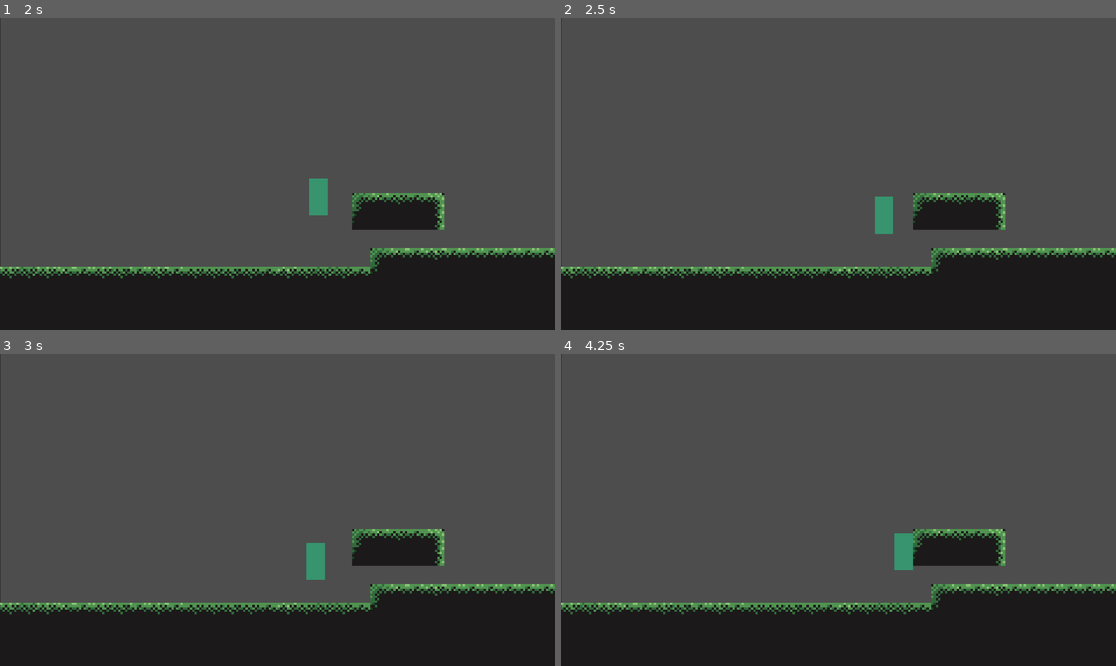
Above: before the commit, frames 1-4 (two rows, left to right).
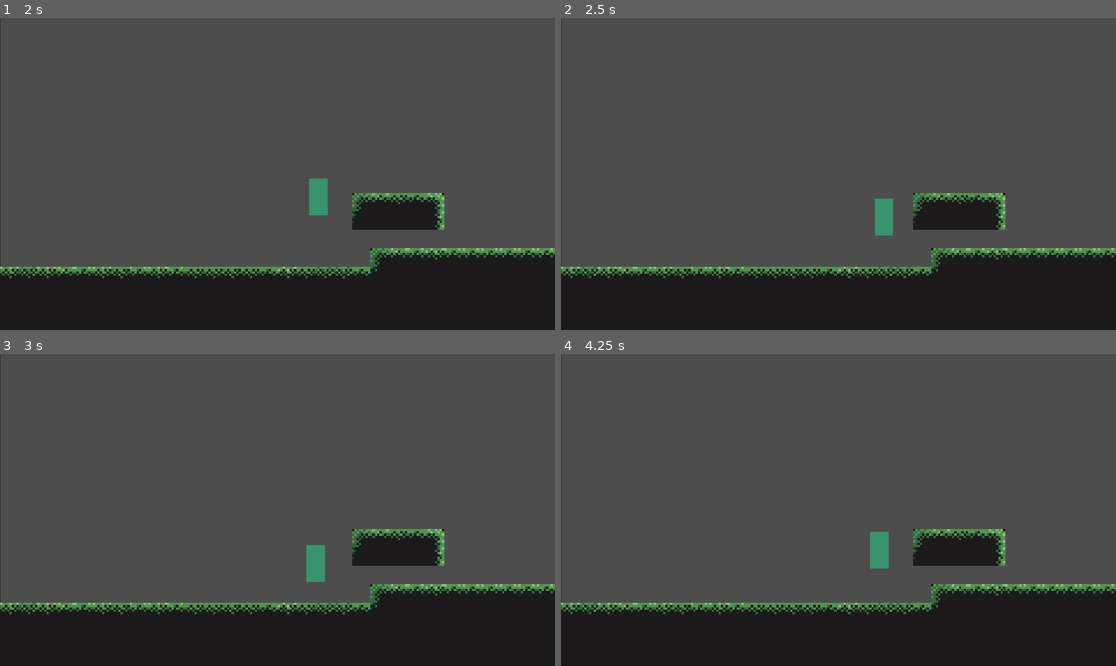
Above: after the commit, the same moments.

Repository: Realloush/Rasmuskel-inc.
Game: Godot game, scene res://scenes/MainMenu.tscn
Two runs of this game, one before a commit and one after it. Both use one fixed random seed, a clock stepped at 60 frames per second and the inputs below.
Inputs:
- Up to frame 1 (2 s): click "Play" at 0.5 s; tap Enter (ui_accept) at 1.25, 1.35, 1.52, 1.82 s; hold D (ui_right) from 1.28 s (still down)
- Up to frame 2 (2.5 s): keep holding D (ui_right); tap Shift (shift) at 2.1 s; tap Enter (ui_accept) at 2.27, 2.3 s
- Up to frame 3 (3 s): tap Enter (ui_accept) at 2.57, 2.85 s; release D (ui_right) at 2.78 s; hold A (ui_left) from 2.78 s (still down)
- Up to frame 4 (4.25 s): release A (ui_left) at 3.53 s; hold D (ui_right) from 3.53 s (still down); tap Shift (shift) at 3.6 s; tap Enter (ui_accept) at 3.77, 3.8, 4.07 s

Frame 1 is identical in both runs. In frame 2, less than 0.1% of the frame differs, in the area x 56-60%, y 57-70%; in frame 3, less than 0.1%; in frame 4, 0.8%, in the area x 55-64%, y 57-70%.

Commit message:
Add files via upload
lihtsustatud kood

Diff:
--- a/script/player.gd
+++ b/script/player.gd
@@ -15,7 +15,7 @@
 
 
 
-var gravity = 1850
+var gravity = 1800
 var is_wall_sliding = false
 var can_double_jump = true
 var can_dash = true
@@ -45,40 +45,8 @@
 
 
 func _process(delta):
+	pass
 
-	if Input.is_action_just_pressed("ui_right"):
-
-		$Sprite2D.flip_h = true
-	if Input.is_action_just_pressed("ui_left"):
-
-		$Sprite2D.flip_h = false
-	# Double Jump
-	if Input.is_action_just_pressed("ui_accept") and not is_on_floor() and not is_wall_sliding and can_double_jump and not dash.is_dashing():
-		velocity.y = double_jump_velocity
-		can_double_jump = false
-		gravity = 2100
-
-	if velocity.y <5 and velocity.y > -5:
-		gravity = 2100
-	# When falling gravity becomes stronger
-	if  velocity.y >1 and not is_on_floor():
-			gravity = 3000
-
-	# Resets gravity when on floor
-	if is_on_floor():
-		gravity = 2000
-		can_double_jump = true
-		can_dash = true
-
-
-	# Jump height
-	if Input.is_action_just_released("ui_accept") and not velocity.y > -30:
-		gravity = 9000
-
-
-	# Falling speed limit
-	if velocity.y >1500:
-		velocity.y = 1500
 
 func handle_dashing():
 		# Dash
@@ -120,22 +88,21 @@
 
 func handle_wall_jump():
 
-	if not is_on_wall(): return
+	if not is_on_wall():
+		return
 	var wall_normal = get_wall_normal()
-	if Input.is_action_just_pressed("ui_accept") and is_wall_sliding_right:
+	if Input.is_action_just_pressed("ui_accept"):
+		if is_wall_sliding_right:
+			is_wall_jumping_right = true
+		elif is_wall_sliding_left:
+			is_wall_jumping_left = true
 		wall_jump_timer.start()
 		wall_jump_lerp_timer.start()
 		velocity.x = wall_normal.x * wall_jump_horizontal_speed
 		velocity.y = wall_jump_velocity
-		is_wall_jumping_left = true
 		can_move = false
-	if Input.is_action_just_pressed("ui_accept") and is_wall_sliding_left:
-		wall_jump_timer.start()
-		wall_jump_lerp_timer.start()
-		velocity.x = wall_normal.x * wall_jump_horizontal_speed
-		velocity.y = wall_jump_velocity
-		is_wall_jumping_right = true
-		can_move = false
+
+
 	if wall_jump_timer.time_left != 0:
 		velocity.x = wall_normal.x * wall_jump_horizontal_speed
 		if velocity.x < wall_normal.x * wall_jump_horizontal_speed:
@@ -154,11 +121,43 @@
 		can_move = true
 		is_wall_jumping_left = false
 		is_wall_jumping_right = false
+	if Input.is_action_just_pressed("ui_right"):
 
+		$Sprite2D.flip_h = true
+	if Input.is_action_just_pressed("ui_left"):
+
+		$Sprite2D.flip_h = false
+	# Double Jump
+	if Input.is_action_just_pressed("ui_accept") and not is_on_floor() and not is_wall_sliding and can_double_jump and not dash.is_dashing():
+		velocity.y = double_jump_velocity
+		can_double_jump = false
+		gravity = 2100
+
+	if velocity.y <5 and velocity.y > -5:
+		gravity = 2100
+	# When falling gravity becomes stronger
+	if  velocity.y >1 and not is_on_floor():
+			gravity = 3000
+
+	# Resets gravity when on floor
+	if is_on_floor():
+		gravity = 2000
+		can_double_jump = true
+		can_dash = true
+
+
+	# Jump height
+	if Input.is_action_just_released("ui_accept") and not velocity.y > -30:
+		gravity = 9000
+
+
+	# Falling speed limit
+	if velocity.y >1500:
+		velocity.y = 1500
 	handle_dashing()
 	handle_wall_slide()
 	handle_wall_jump()
-	_process(delta)
+
 	apply_gravity(delta)
 	coyote_jump()
 
@@ -177,8 +176,6 @@
 
 	if is_on_floor() and jump_buffer.time_left > 0:
 		jump_buffer.stop()
-		velocity.y = jump_velocity
-	print(is_wall_jumping_left)
 	# Moving Left and Right
 	var direction = Input.get_axis("ui_left", "ui_right")
 	if direction and not dash.is_dashing() and can_move:
